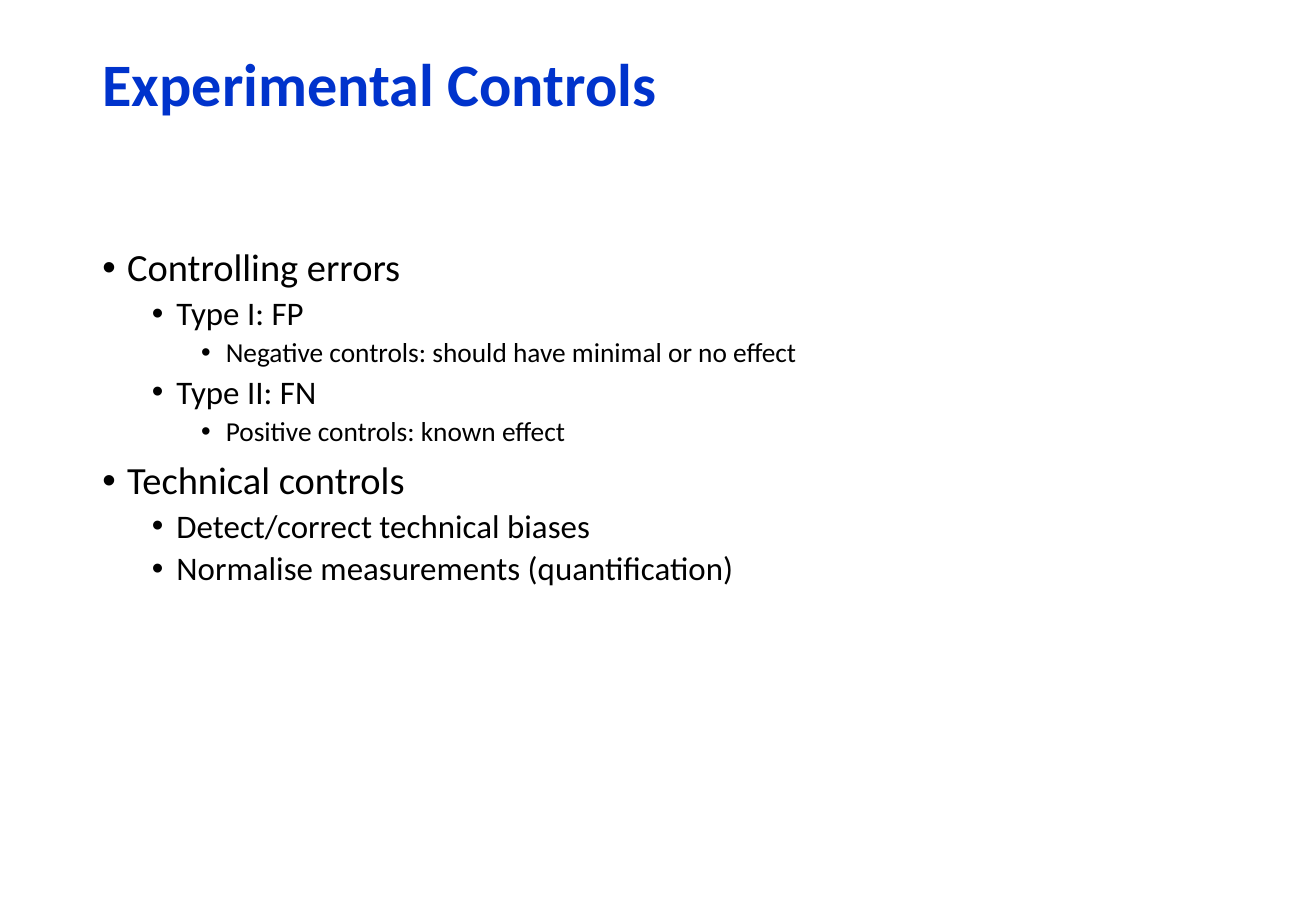
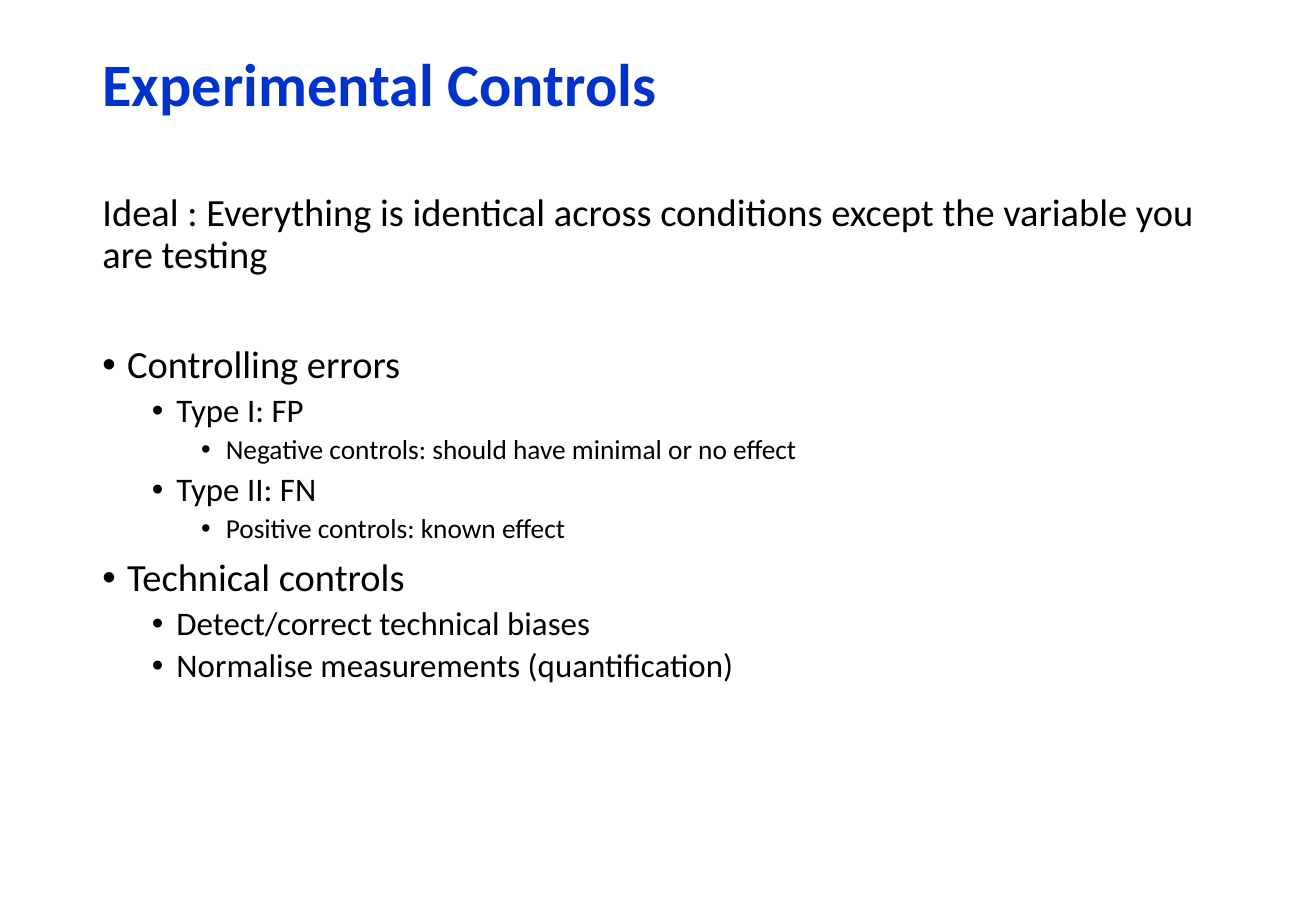
Before and after one commit to bioinformatics-core-shared-training/RNAseq_November_2020_remote, a slide deck: slide 13 of additional_scripts/ExperimentalDesignCourse_Edwards_19-11-2020.pptx. Drawn at 1316x911 pixels with LibreOffice and Linux fonts; fonts in the diff are those of the drawing. Boxes give left, top, right and bottom in pixels: in the first picture for what was removed or moved away, otherwise in the second. Text is boxed around its words. In the diff, an @@ line names an element or a change of style, - is before the commit and + after.

```diff
--- a/additional_scripts/ExperimentalDesignCourse_Edwards_19-11-2020.pptx
+++ b/additional_scripts/ExperimentalDesignCourse_Edwards_19-11-2020.pptx
@@ text "Ideal : Everything is identical ...": place and size @@
-text "Ideal : Everything is identical ..." at box(127, 254, 796, 586)
+text "Ideal : Everything is identical ..." at box(102, 199, 1193, 683)
@@ text at box(102, 199, 1193, 275): paragraph added @@
+Ideal : Everything is identical across conditions except the variable you are testing
```
Also in this commit, not shown: 3 other slides changed.
